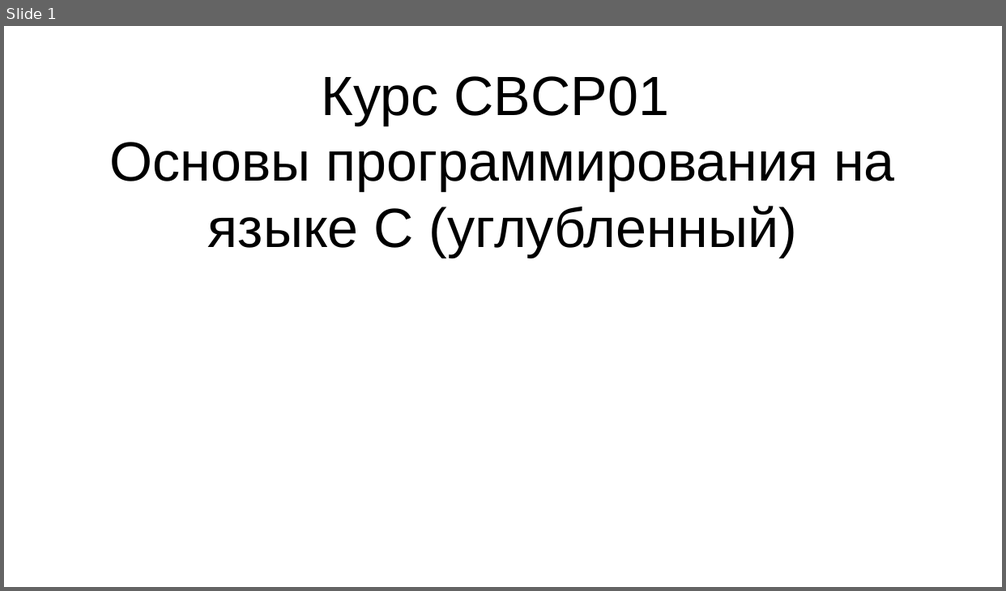
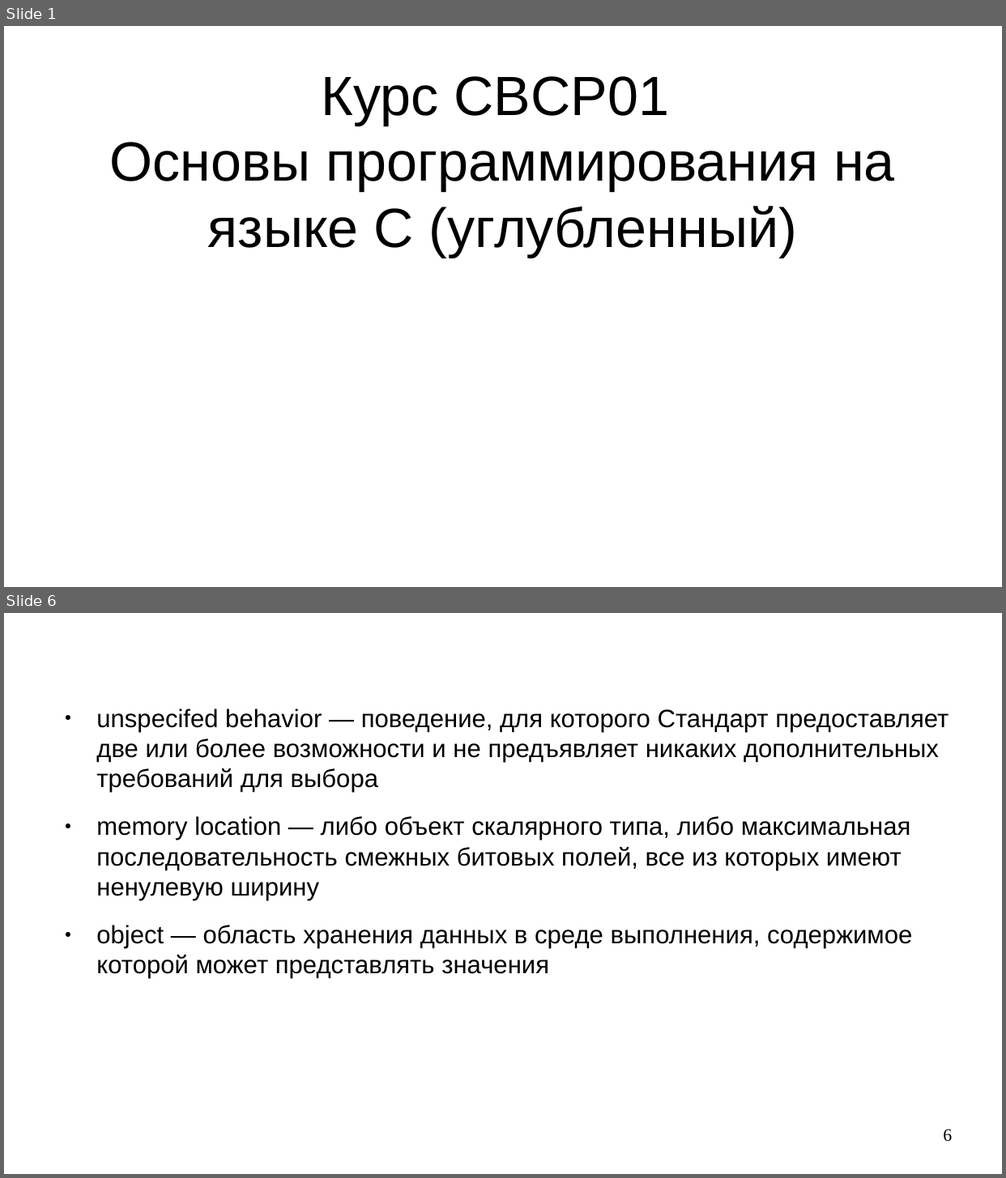
Before and after one commit to steelcraft/stud-lab, a slide deck: Лекции/CACP01.odp. Shown one above the other, each under a label of ours: slide 1 before the commit, slides 1 and 6 after it; the slides between them are not shown. The pictures are 1006x591 and 1006x1178 pixels, drawn with LibreOffice and Linux fonts; fonts in the diff are those of the drawing. Boxes give left, top, right and bottom in pixels: in the first picture for what was removed or moved away, otherwise in the second. Text is boxed around its words. In the diff, an @@ line names an element or a change of style, - is before the commit and + after.

```diff
--- a/Лекции/CACP01.odp
+++ b/Лекции/CACP01.odp
@@ slide 6 added at (4, 613, 1002, 1174), background #FFFFFF @@
@@ text added at (96, 709, 948, 979), 20 pt, text #000000 @@
+● unspecifed behavior — поведение, для которого Стандарт предоставляет две или более возможности и не предъявляет никаких дополнительных требований для выбора
+● memory location — либо объект скалярного типа, либо максимальная последовательность смежных битовых полей, все из которых имеют ненулевую ширину
+● object — область хранения данных в среде выполнения, содержимое которой может представлять значения
@@ page number added at (943, 1129, 952, 1142), 14 pt, text #000000 @@
+6
```
Also in this commit, not shown: 4 other slides added.
